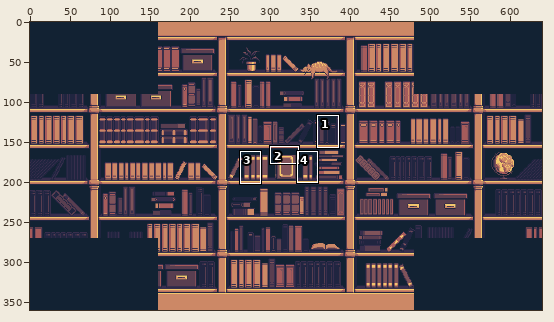
Pixel-art file -- assets/images/unwritten_shelves.ase. Above: a wide view before the commit, with the close-up outlined.
Close-up. Before:
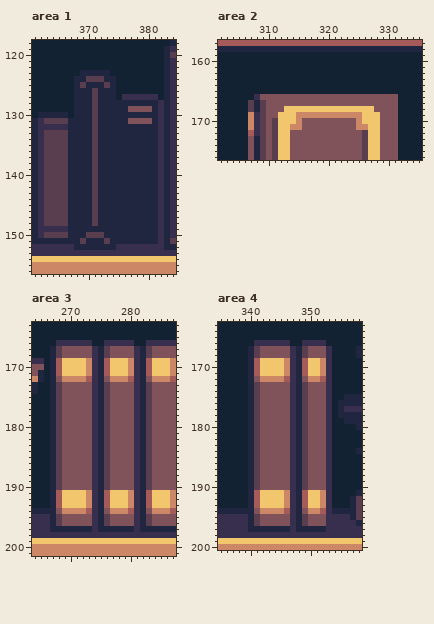
640x360 pixels, 1 frame. Shown: area 1: x 361..384, y 118..156; area 2: x 302..335, y 157..176; area 3: x 264..287, y 163..201; area 4: x 335..358, y 163..200. The commit also changed other parts of the picture, which this record leaves out.
The same view after the edit:
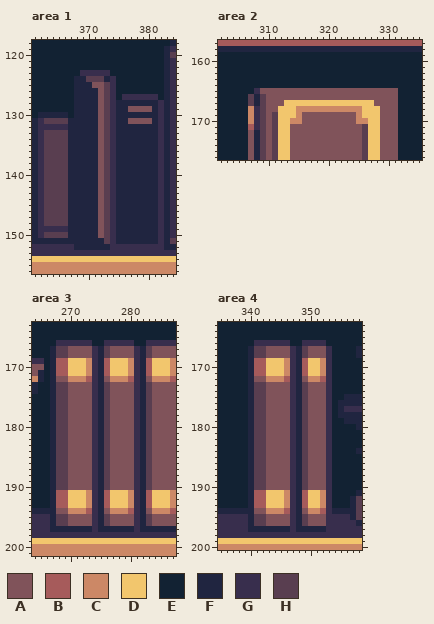
Palette (. is transparent): A #80535a  B #a65b5b  C #cc8866  D #f2c66d  E #122233  F #202540  G #382e4d  H #593e50
Changes in this commit:
layer "background" added
layer "shadows" added
layer "BOOKS" now shown
layer "Layer 6" removed
layer "Layer 7" removed
layer "BOOKS #2" removed
--- area 1, layer "BOOKS"
@@ x 367..376 @@
 122 EEEEEEEEEE
-123 EEFFFFFEEE
-124 EFFHHHFFEE
-125 EFHFFFHFEE
-126 EFFFHFFFEE
-127 EFFFHFFFEG
-128 EFFFHFFFFF
-129 EFFFHFFFFF
-130 EFFFHFFFFF
-131 FFFFHFFFFF
-132 FFFFHFFFFF
-133 FFFFHFFFFF
-134 FFFFHFFFFF
-135 FFFFHFFFFF
-136 FFFFHFFFFF
-137 FFFFHFFFFF
-138 FFFFHFFFFF
-139 FFFFHFFFFF
-140 FFFFHFFFFF
-141 FFFFHFFFFF
-142 FFFFHFFFFF
-143 FFFFHFFFFF
-144 FFFFHFFFFF
-145 FFFFHFFFFF
-146 FFFFHFFFFF
-147 FFFFHFFFFF
-148 FFFFHFFFFF
-149 FFFFFFFFFF
-150 FFFHHHFFFF
-151 FFHFFFHFFF
-152 GFFFFFFFGG
+123 EEGGGGGEEE
+124 EFFHHHFGEE
+125 EFFFAAHGEE
+126 EFFFFAHGEE
+127 EFFFFAHGEG
+128 EFFFFAHGFF
+129 EFFFFAHGFF
+130 EFFFFAHGFF
+131 FFFFFAHGFF
+132 FFFFFAHGFF
+133 FFFFFAHGFF
+134 FFFFFAHGFF
+135 FFFFFAHGFF
+136 FFFFFAHGFF
+137 FFFFFAHGFF
+138 FFFFFAHGFF
+139 FFFFFAHGFF
+140 FFFFFAHGFF
+141 FFFFFAHGFF
+142 FFFFFAHGFF
+143 FFFFFAHGFF
+144 FFFFFAHGFF
+145 FFFFFAHGFF
+146 FFFFFAHGFF
+147 FFFFFAHGFF
+148 FFFFFAHGFF
+149 FFFFFAHGFF
+150 FFFFFAHGFF
+151 FFFFFFHGFF
+152 GFFFFFFGGG
 153 GGGGGGGGGG
--- area 2, layer "BOOKS"
@@ x 302..335 @@
 164 EEEEEEEEEEEEEEEEEEEEEEEEEEEEEEEEEE
-165 EEEEEEEEEEEEEEEEEEEEEEEEEEEEEEEEEE
-166 EEEEEEGAAAAAAAAAAAAAAAAAAAAAAAEEEE
-167 EEEEEHFHAAAAAAAAAAAAAAAAAAAAAAEEEE
-168 EEEEEHFHAAADDDDDDDDDDDDDDDAAAAEEEE
-169 EEEEECGHAADDDCCCCCCCCCCCDDDAAAEEEE
-170 EEEEECGHAHDDDCAAAAAAAAACDDDAAAEEEE
-171 EEEEECGHAHDDCCAAAAAAAAACCDDAAAEEEE
-172 EEEEEBGHAHDDAAAAAAAAAAAAHDDAAAEEEE
+165 EEEEEEGAAAAAAAAAAAAAAAAAAAAAAAEEEE
+166 EEEEEHFHAAAAAAAAAAAAAAAAAAAAAAEEEE
+167 EEEEEHFHAAADDDDDDDDDDDDDDDAAAAEEEE
+168 EEEEECGHAADDDCCCCCCCCCCCDDDAAAEEEE
+169 EEEEECGHAHDDDCAAAAAAAAACDDDAAAEEEE
+170 EEEEECGHAHDDCCAAAAAAAAACCDDAAAEEEE
+171 EEEEEBGHAHDDAAAAAAAAAAAAHDDAAAEEEE
+172 EEEEEAFHAHDDAAAAAAAAAAAAHDDAAAEEEE
 173 EEEEEAFHAHDDAAAAAAAAAAAAHDDAAAEEEE
--- area 3, layer "BOOKS"
@@ x 267..271 @@
 166 EGGGG
-167 FHAAA
-168 FHAAA
-169 FBDDD
-170 FBDDD
-171 FBDDD
-172 FACCC
-173 FHAAA
-174 FHAAA
-175 FHAAA
-176 FHAAA
-177 FHAAA
-178 FHAAA
-179 FHAAA
-180 FHAAA
-181 FHAAA
-182 FHAAA
-183 FHAAA
-184 FHAAA
-185 FHAAA
-186 FHAAA
-187 FHAAA
-188 FHAAA
-189 FHAAA
-190 FHAAA
-191 FBDDD
-192 FBDDD
-193 FBDDD
-194 FACCC
-195 FHAAA
-196 FHAAA
+167 FHHAA
+168 FHHAA
+169 FBBDD
+170 FBBDD
+171 FBBDD
+172 FAACC
+173 FHHAA
+174 FHHAA
+175 FHHAA
+176 FHHAA
+177 FHHAA
+178 FHHAA
+179 FHHAA
+180 FHHAA
+181 FHHAA
+182 FHHAA
+183 FHHAA
+184 FHHAA
+185 FHHAA
+186 FHHAA
+187 FHHAA
+188 FHHAA
+189 FHHAA
+190 FHHAA
+191 FBBDD
+192 FBBDD
+193 FBBDD
+194 FAACC
+195 FHHAA
+196 FHHAA
 197 FFFFF
--- area 4, layer "BOOKS"
@@ x 340..344 @@
 166 EGGGG
-167 FHAAA
-168 FHAAA
-169 FBDDD
-170 FBDDD
-171 FBDDD
-172 FACCC
-173 FHAAA
-174 FHAAA
-175 FHAAA
-176 FHAAA
-177 FHAAA
-178 FHAAA
-179 FHAAA
-180 FHAAA
-181 FHAAA
-182 FHAAA
-183 FHAAA
-184 FHAAA
-185 FHAAA
-186 FHAAA
-187 FHAAA
-188 FHAAA
-189 FHAAA
-190 FHAAA
-191 FBDDD
-192 FBDDD
-193 FBDDD
-194 FACCC
-195 FHAAA
-196 FHAAA
+167 FHHAA
+168 FHHAA
+169 FBBDD
+170 FBBDD
+171 FBBDD
+172 FAACC
+173 FHHAA
+174 FHHAA
+175 FHHAA
+176 FHHAA
+177 FHHAA
+178 FHHAA
+179 FHHAA
+180 FHHAA
+181 FHHAA
+182 FHHAA
+183 FHHAA
+184 FHHAA
+185 FHHAA
+186 FHHAA
+187 FHHAA
+188 FHHAA
+189 FHHAA
+190 FHHAA
+191 FBBDD
+192 FBBDD
+193 FBBDD
+194 FAACC
+195 FHHAA
+196 FHHAA
 197 FFFFF
Where, in picture pixels (left, top, right, bottom), the same in both close-ups:
changed: (80, 70, 116, 250)
changed: (248, 88, 398, 136)
changed: (62, 346, 68, 526)
changed: (260, 346, 266, 526)
